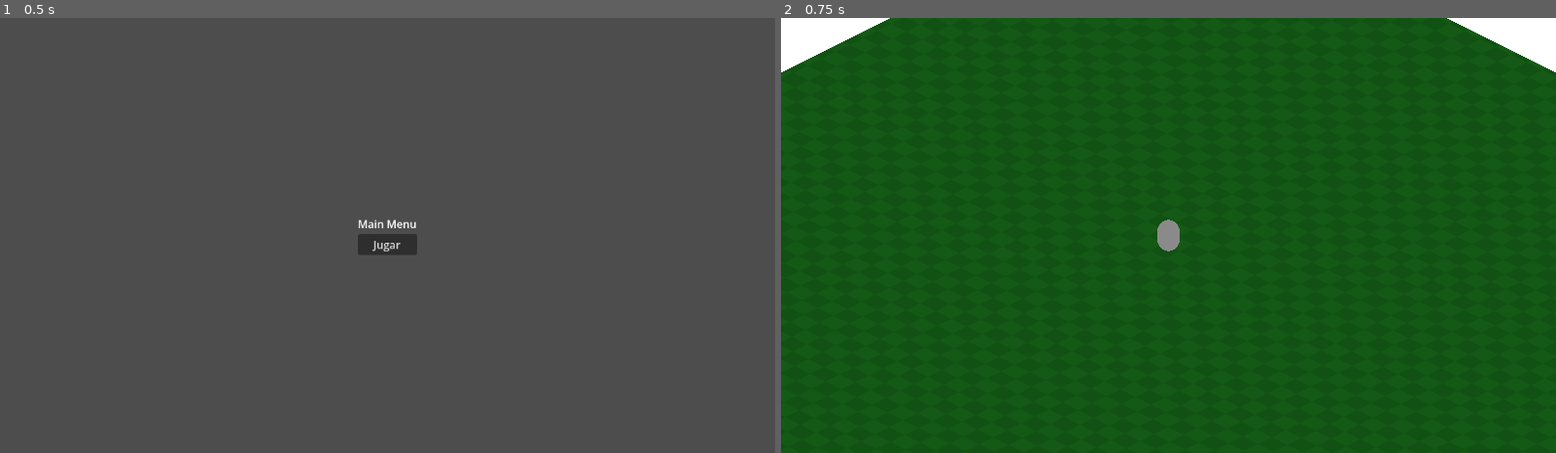
Above: before the commit, frames 1-2 (left to right).
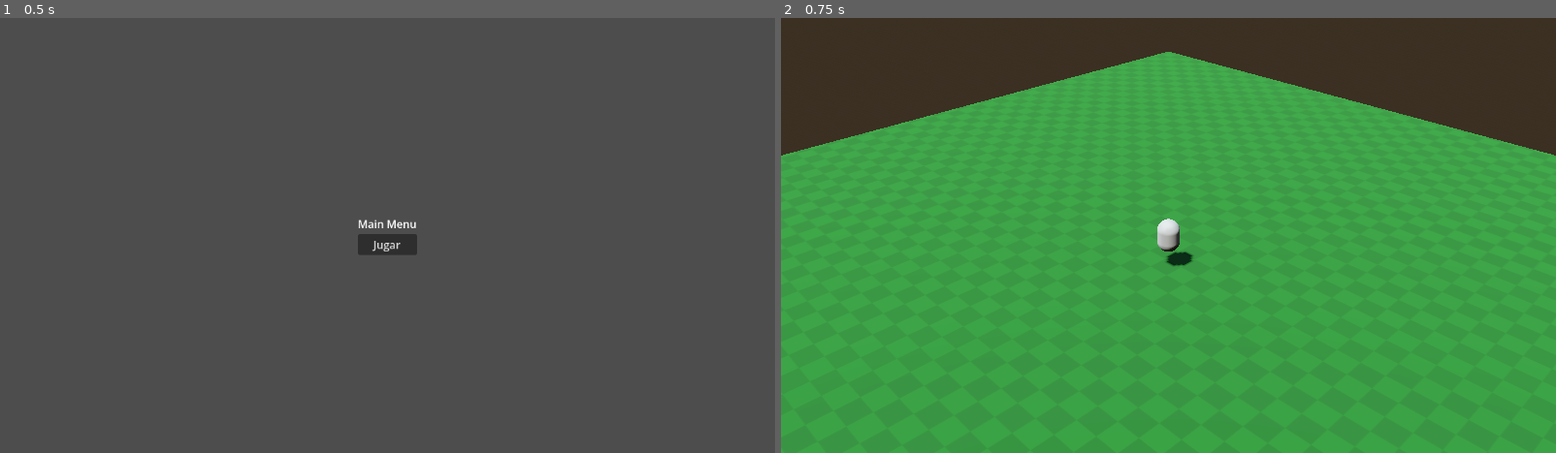
Above: after the commit, the same moments.

Repository: julabrego/2026_prog_vj_iii_final
Game: Godot game, scene res://scenes/main/main.tscn
Same seed, same stepped clock (60 frames per second), same inputs: the game is played once before the commit and once after it.
Inputs:
- Up to frame 1 (0.5 s): no input
- Up to frame 2 (0.75 s): click "Jugar" at 0.5 s

Frame 1 is identical in both runs. In frame 2, 100% of the frame differs, in the area x 0-100%, y 0-100%.

Commit message:
feature: environment and directional light at prototype stage

Diff:
--- a/src/scenes/stages/prototype_stage.tscn
+++ b/src/scenes/stages/prototype_stage.tscn
@@ -3,9 +3,19 @@
 [ext_resource type="PackedScene" uid="uid://dnx6c5xblikte" path="res://scenes/stages/shared/base_arena.tscn" id="1_14brs"]
 [ext_resource type="Script" uid="uid://bo4qk8yndxq2f" path="res://scripts/core/arena_camera.gd" id="2_7rbrk"]
 
-[sub_resource type="Environment" id="Environment_7rbrk"]
-background_mode = 1
-background_color = Color(1, 1, 1, 1)
+[sub_resource type="ProceduralSkyMaterial" id="ProceduralSkyMaterial_7rbrk"]
+sky_top_color = Color(0.38431373, 0.45490196, 0.54901963, 1)
+sky_horizon_color = Color(0.66242814, 0.67232513, 0.6868546, 1)
+
+[sub_resource type="Sky" id="Sky_itbh4"]
+sky_material = SubResource("ProceduralSkyMaterial_7rbrk")
+
+[sub_resource type="Environment" id="Environment_l2up3"]
+background_mode = 2
+sky = SubResource("Sky_itbh4")
+ambient_light_sky_contribution = 0.49
+tonemap_mode = 2
+glow_enabled = true
 
 [sub_resource type="CapsuleShape3D" id="CapsuleShape3D_14brs"]
 height = 1.5
@@ -15,16 +25,24 @@
 
 [node name="PrototypeStage" type="Node3D" unique_id=1840787619]
 
+[node name="WorldEnvironment" type="WorldEnvironment" parent="." unique_id=1214565850]
+environment = SubResource("Environment_l2up3")
+
+[node name="DirectionalLight3D" type="DirectionalLight3D" parent="." unique_id=379179682]
+transform = Transform3D(1, 0, 0, 0, 0.49999997, 0.86602545, 0, -0.86602545, 0.49999997, 0, 33.914574, 0)
+light_color = Color(1, 1, 0.9490196, 1)
+shadow_enabled = true
+
 [node name="Arena" parent="." unique_id=1539584892 instance=ExtResource("1_14brs")]
 
 [node name="Camera3D" type="Camera3D" parent="." unique_id=135850333]
 transform = Transform3D(0.7071068, -0.35355338, 0.61237246, 0, 0.8660254, 0.50000006, -0.7071068, -0.35355338, 0.61237246, 18.371174, 17.504356, 18.371174)
-environment = SubResource("Environment_7rbrk")
-projection = 1
 fov = 35.0
-size = 20.0
+size = 12.275
 script = ExtResource("2_7rbrk")
 target_path = NodePath("../CharacterBody3D")
+smoothness = 6.755
+perspective = true
 
 [node name="CharacterBody3D" type="CharacterBody3D" parent="." unique_id=1708755441]
 transform = Transform3D(1, 0, 0, 0, 1, 0, 0, 0, 1, 0, 2.504355, 0)
